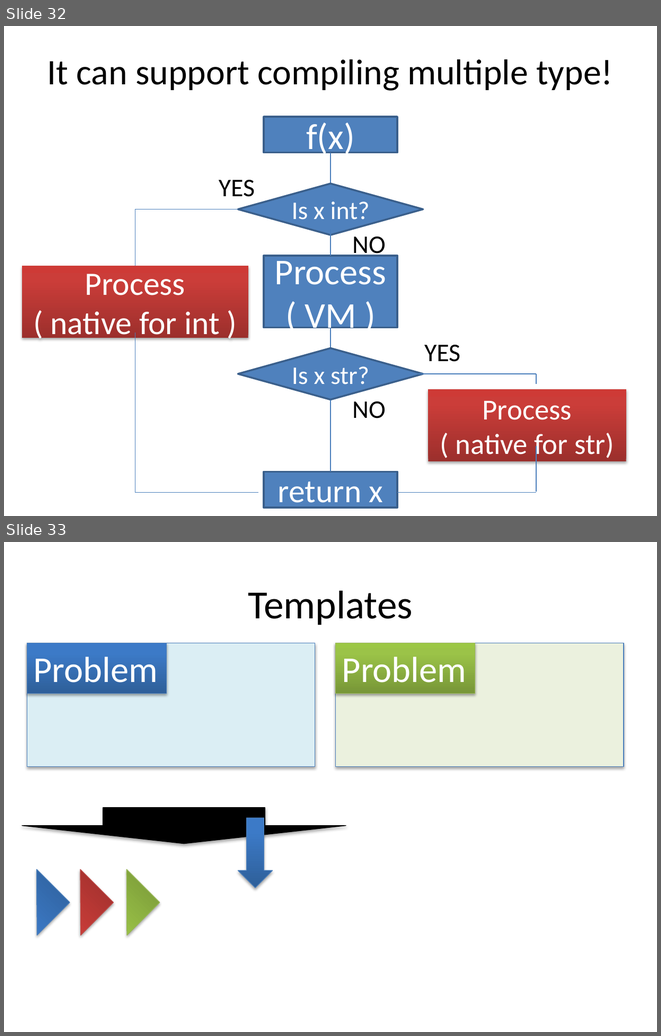
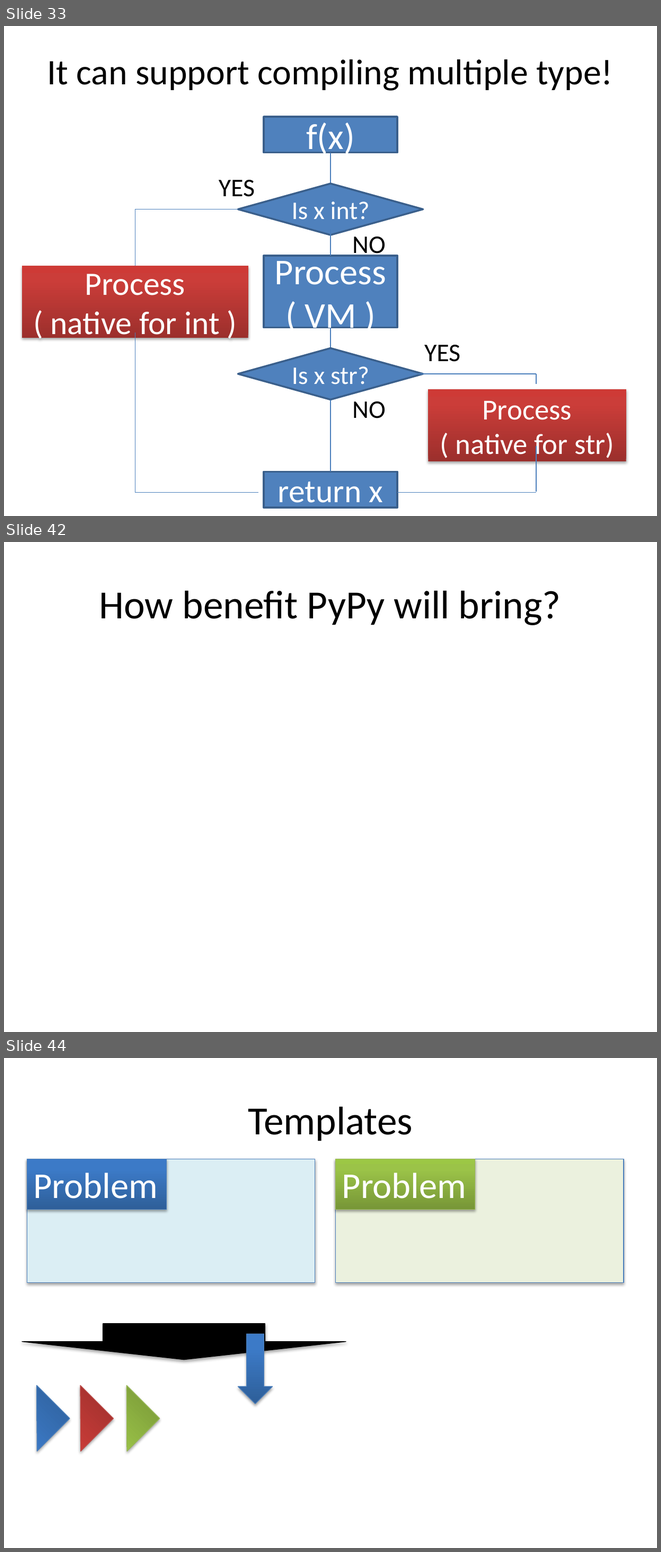
Before and after one commit to ryotaro/pyconjp2012slide, a slide deck: master/Fundamental Technologies Used in PyPy JIT Compiler.pptx. Shown one above the other, each under a label of ours: slides 32 and 33 before the commit, slides 33, 42 and 44 after it; the slides between them are not shown. The pictures are 661x1036 and 661x1552 pixels, drawn with LibreOffice and Linux fonts; fonts in the diff are those of the drawing. Boxes give left, top, right and bottom in pixels: in the first picture for what was removed or moved away, otherwise in the second. Text is boxed around its words. In the diff, an @@ line names an element or a change of style, - is before the commit and + after.

```diff
--- a/master/Fundamental Technologies Used in PyPy JIT Compiler.pptx
+++ b/master/Fundamental Technologies Used in PyPy JIT Compiler.pptx
@@ slide 42 added at (4, 542, 657, 1032), background #FFFFFF @@
@@ title added at (99, 590, 561, 625), 44 pt, text #000000 @@
+How benefit PyPy will bring?
@@ what was slide 32 is now slide 33 @@
@@ what was slide 33 is now slide 44 @@
```
Also in this commit, not shown: 10 other slides added.
